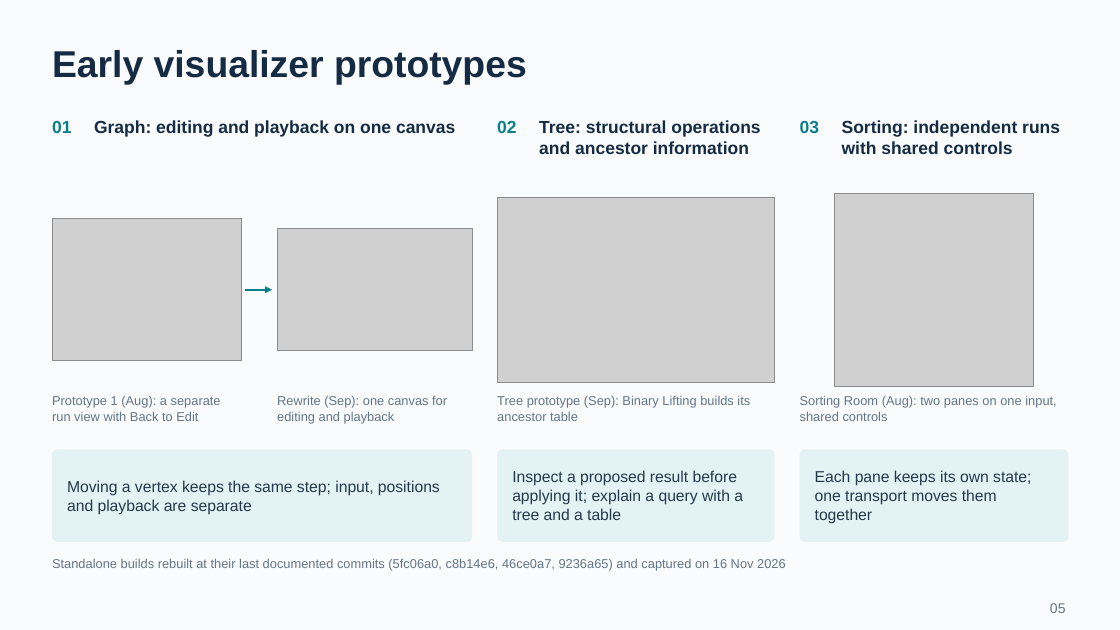
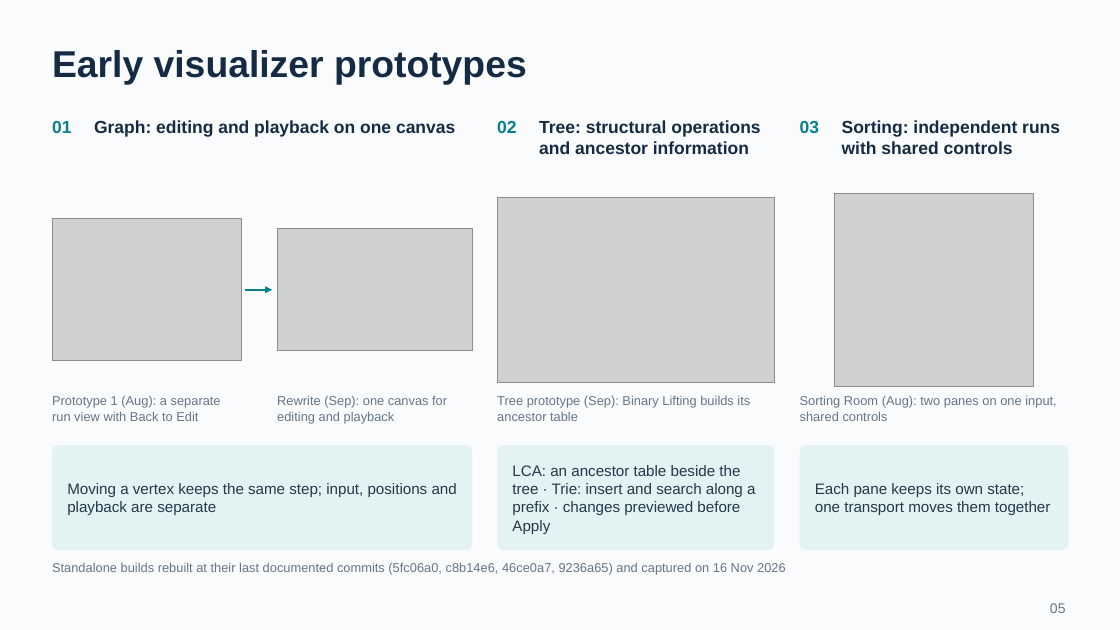
Before and after one commit to BJoozz/docsforfyp, a slide deck: slide 5 of presentation/VisuAlgo_CA_Presentation.pptx. Drawn at 1120x630 pixels with LibreOffice and Linux fonts; fonts in the diff are those of the drawing; grey boxes stand for pictures. Boxes give left, top, right and bottom in pixels: in the first picture for what was removed or moved away, otherwise in the second. Text is boxed around its words. In the diff, an @@ line names an element or a change of style, - is before the commit and + after.

```diff
--- a/presentation/VisuAlgo_CA_Presentation.pptx
+++ b/presentation/VisuAlgo_CA_Presentation.pptx
@@ rounded rectangle "Moving a vertex keeps the ...": place and size @@
-rounded rectangle "Moving a vertex keeps the ..." at <box>52,450,472,542</box>
+rounded rectangle "Moving a vertex keeps the ..." at <box>52,445,472,550</box>
@@ rounded rectangle "Moving a vertex keeps the ..." at <box>52,445,472,550</box>: size 13.5 to 13 pt @@
@@ rounded rectangle "LCA: an ancestor table beside ...": place and size @@
-rounded rectangle "LCA: an ancestor table beside ..." at <box>497,450,775,542</box>
+rounded rectangle "LCA: an ancestor table beside ..." at <box>497,445,775,550</box>
@@ rounded rectangle "Each pane keeps its own ..." at <box>800,445,1069,550</box>: size 13.5 to 13 pt @@
@@ rounded rectangle "Each pane keeps its own ...": place and size @@
-rounded rectangle "Each pane keeps its own ..." at <box>800,450,1069,542</box>
+rounded rectangle "Each pane keeps its own ..." at <box>800,445,1069,550</box>
@@ text in rounded rectangle at <box>512,465,755,534</box>: text changed; size 13.5 to 13 pt @@
-Inspect a proposed result before applying it; explain a query with a tree and a table
+LCA: an ancestor table beside the tree · Trie: insert and search along a prefix · changes previewed before Apply
@@ text "Standalone builds rebuilt at their ...": place and size @@
-text "Standalone builds rebuilt at their ..." at <box>52,558,786,571</box>
+text "Standalone builds rebuilt at their ..." at <box>52,562,786,575</box>
```
Also in this commit, not shown: 4 other slides changed, 14 other files.
